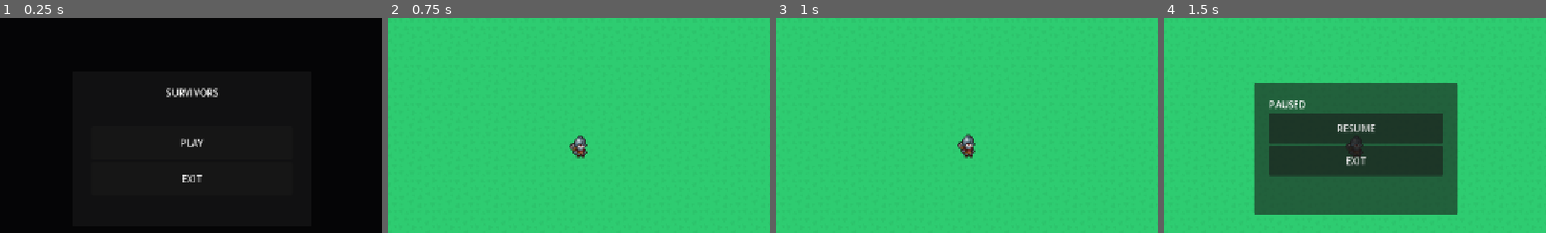
Above: before the commit, frames 1-4 (left to right).
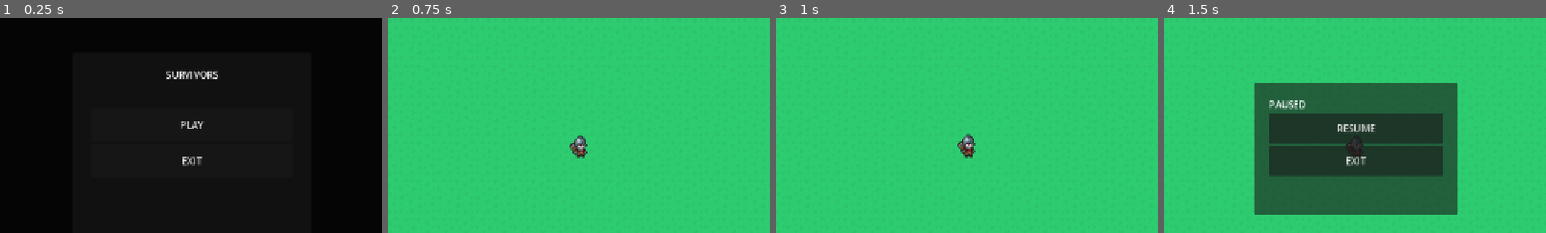
Above: after the commit, the same moments.

Repository: harbie-games/Survivors
Game: Godot game, scene res://scenes/ui/MainMenu.tscn
The game is run twice, just before and just after one commit, with the same random seed, the same clock (stepped at 60 frames per second) and the same inputs.
Inputs:
- Up to frame 1 (0.25 s): no input
- Up to frame 2 (0.75 s): click "PLAY" at 0.5 s
- Up to frame 3 (1 s): no input
- Up to frame 4 (1.5 s): click "PAUSE" at 1.25 s
The pictures show only the part of the screen within x 25-75%, y 20-70%; the shares and areas given below are measured in that part.

The runs differ from the first frame. In frame 1, 1.4% of the frame differs, in the area x 43-57%, y 24-77%; in frame 2, nothing differs; in frame 3, nothing differs; in frame 4, nothing differs.

Commit message:
update save state

Diff:
--- a/survivors/scenes/ui/MainMenu.tscn
+++ b/survivors/scenes/ui/MainMenu.tscn
@@ -7,6 +7,8 @@
 anchors_preset = 15
 anchor_right = 1.0
 anchor_bottom = 1.0
+grow_horizontal = 2
+grow_vertical = 2
 script = ExtResource("1_vjtqc")
 
 [node name="Background" type="ColorRect" parent="." unique_id=1344114079]
@@ -18,9 +20,9 @@
 [node name="Panel" type="Panel" parent="." unique_id=1071602067]
 layout_mode = 0
 offset_left = 440.0
-offset_top = 230.0
+offset_top = 200.0
 offset_right = 840.0
-offset_bottom = 490.0
+offset_bottom = 520.0
 
 [node name="VBoxContainer" type="VBoxContainer" parent="Panel" unique_id=1394829434]
 layout_mode = 0
@@ -40,6 +42,11 @@
 layout_mode = 2
 text = "PLAY"
 
+[node name="ContinueButton" type="Button" parent="Panel/VBoxContainer" unique_id=1663044854]
+custom_minimum_size = Vector2(320, 56)
+layout_mode = 2
+text = "CONTINUE"
+
 [node name="ExitButton" type="Button" parent="Panel/VBoxContainer" unique_id=1093282906]
 custom_minimum_size = Vector2(336, 56)
 layout_mode = 2
--- a/survivors/scripts/game_manager.gd
+++ b/survivors/scripts/game_manager.gd
@@ -16,12 +16,20 @@
 var elapsed_time: float = 0.0
 var kills: int = 0
 var current_wave: int = 0
+var resume_saved_run: bool = false
+
+func request_new_run() -> void:
+	resume_saved_run = false
+
+func request_resume_saved_run() -> void:
+	resume_saved_run = true
 
 func _process(delta: float) -> void:
 	if state == STATE_PLAYING:
 		elapsed_time += delta
 
 func start_run() -> void:
+	resume_saved_run = false
 	elapsed_time = 0.0
 	kills = 0
 	current_wave = 0
--- a/survivors/scripts/game_ui.gd
+++ b/survivors/scripts/game_ui.gd
@@ -71,7 +71,7 @@
 	_option_buttons = [option_button_1, option_button_2, option_button_3]
 	_connect_ui()
 	_connect_gameplay()
-	call_deferred("_start_new_gameplay_run")
+	call_deferred("_enter_gameplay_from_menu")
 
 func _process(delta: float) -> void:
 	if Input.is_action_just_pressed("pause"):
@@ -167,9 +167,16 @@
 	AudioManager.play_sfx("ui_click")
 	_start_new_gameplay_run()
 
+func _enter_gameplay_from_menu() -> void:
+	if bool(GameManager.get("resume_saved_run")) and _has_save_game():
+		_continue_saved_gameplay_run()
+	else:
+		_start_new_gameplay_run()
+
 func _start_new_gameplay_run() -> void:
 	process_mode = Node.PROCESS_MODE_ALWAYS
 	get_tree().paused = false
+	GameManager.set("resume_saved_run", false)
 	_clear_save_game()
 	_clear_world()
 	_reset_player()
@@ -179,6 +186,19 @@
 	if _wave_manager != null:
 		_wave_manager.call_deferred("start_run")
 
+func _continue_saved_gameplay_run() -> void:
+	process_mode = Node.PROCESS_MODE_ALWAYS
+	get_tree().paused = false
+	GameManager.set("resume_saved_run", false)
+	_clear_world()
+	if not _load_game():
+		_start_new_gameplay_run()
+		return
+	GameManager.set_state(GameManager.STATE_PLAYING)
+	AudioManager.play_gameplay_music()
+	_show_gameplay()
+	_update_bars()
+
 func _on_continue_pressed() -> void:
 	AudioManager.play_sfx("ui_click")
 	if not _load_game():
@@ -207,6 +227,8 @@
 	GameManager.set_state(GameManager.STATE_PLAYING)
 
 func _save_and_return_to_menu() -> void:
+	if GameManager.state in [GameManager.STATE_PLAYING, GameManager.STATE_PAUSED, GameManager.STATE_LEVEL_UP]:
+		_save_game()
 	_exit_to_main_menu()
 
 func _on_quit_pressed() -> void:
--- a/survivors/scripts/main_menu.gd
+++ b/survivors/scripts/main_menu.gd
@@ -1,17 +1,23 @@
 extends Control
 
 const GAME_SCENE := "res://scenes/main.tscn"
+const SAVE_PATH := "user://savegame.json"
 
 @onready var play_button: Button = $Panel/VBoxContainer/PlayButton
+@onready var continue_button: Button = $Panel/VBoxContainer/ContinueButton
 @onready var exit_button: Button = $Panel/VBoxContainer/ExitButton
 @onready var audio_manager: Node = get_node("/root/AudioManager")
+@onready var game_manager: Node = get_node("/root/GameManager")
 
 func _ready() -> void:
 	process_mode = Node.PROCESS_MODE_ALWAYS
 	get_tree().paused = false
 	audio_manager.play_menu_music()
+	continue_button.visible = FileAccess.file_exists(SAVE_PATH)
 	if not play_button.pressed.is_connected(_on_play_pressed):
 		play_button.pressed.connect(_on_play_pressed)
+	if not continue_button.pressed.is_connected(_on_continue_pressed):
+		continue_button.pressed.connect(_on_continue_pressed)
 	if not exit_button.pressed.is_connected(_on_exit_pressed):
 		exit_button.pressed.connect(_on_exit_pressed)
 
@@ -24,6 +30,9 @@
 		if play_button.get_global_rect().has_point(event.position):
 			_mark_input_handled()
 			_on_play_pressed()
+		elif continue_button.visible and continue_button.get_global_rect().has_point(event.position):
+			_mark_input_handled()
+			_on_continue_pressed()
 		elif exit_button.get_global_rect().has_point(event.position):
 			_mark_input_handled()
 			_on_exit_pressed()
@@ -38,6 +47,13 @@
 
 func _on_play_pressed() -> void:
 	audio_manager.play_sfx("ui_click")
+	game_manager.request_new_run()
+	get_tree().paused = false
+	get_tree().change_scene_to_file(GAME_SCENE)
+
+func _on_continue_pressed() -> void:
+	audio_manager.play_sfx("ui_click")
+	game_manager.request_resume_saved_run()
 	get_tree().paused = false
 	get_tree().change_scene_to_file(GAME_SCENE)
 
